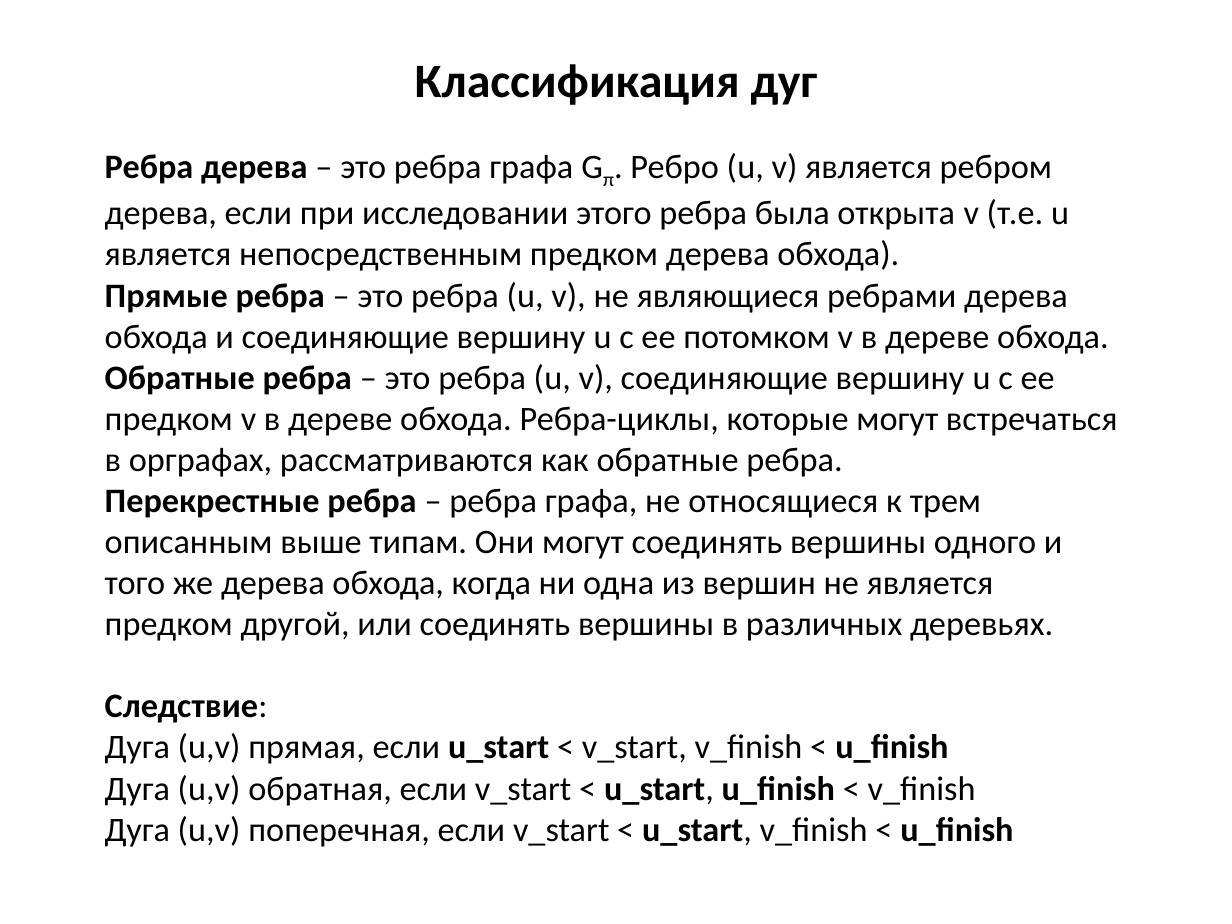
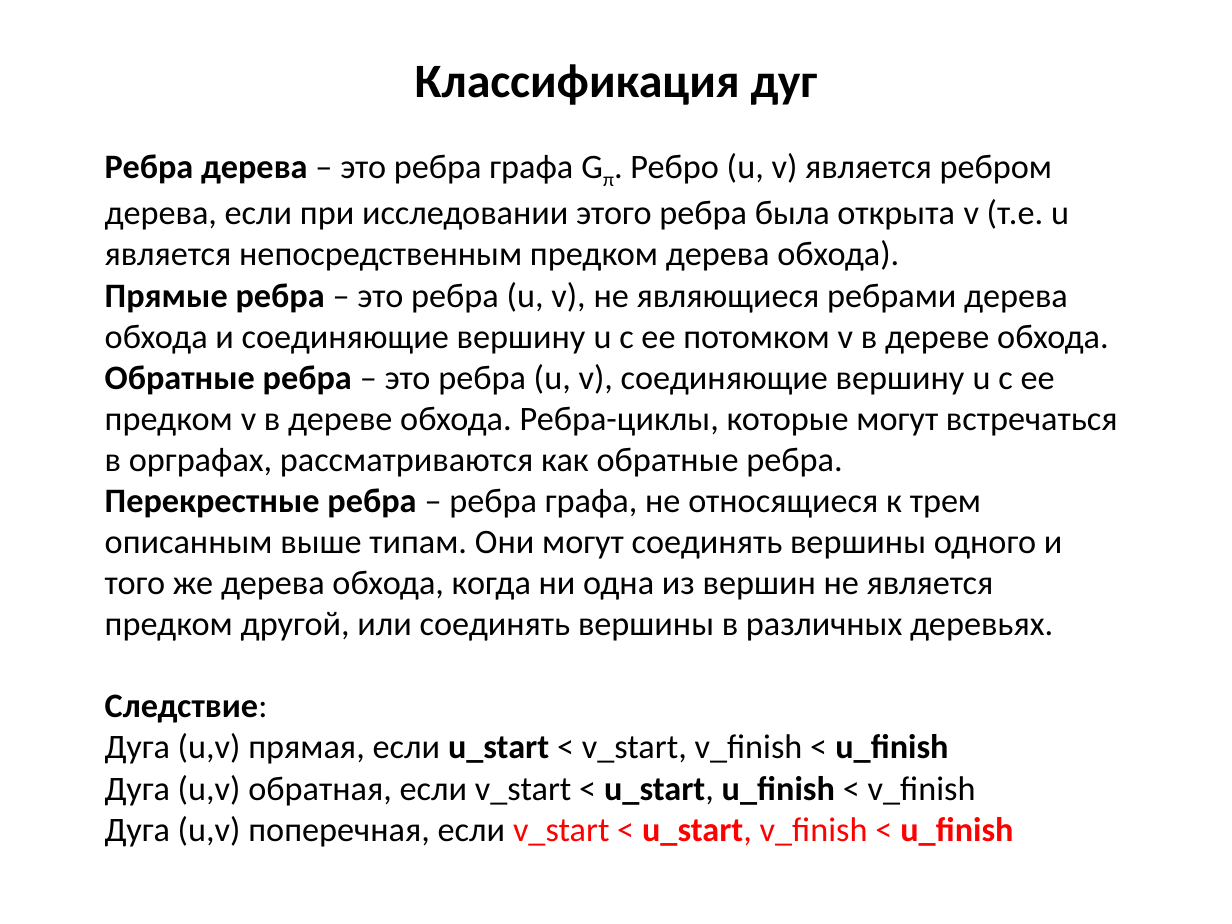
Before and after one commit to SteinbergOB/ANG, a slide deck: slide 37 of Презентации/Лекция 1.pptx. Drawn at 1232x924 pixels with LibreOffice and Linux fonts; fonts in the diff are those of the drawing. Boxes give left, top, right and bottom in pixels: in the first picture for what was removed or moved away, otherwise in the second. Text is boxed around its words. In the diff, an @@ line names an element or a change of style, - is before the commit and + after.

```diff
--- a/Презентации/Лекция 1.pptx
+++ b/Презентации/Лекция 1.pptx
@@ title "Ребра дерева – это ребра ..." at (105,153,1118,847): text colour #000000 to #FF0000 in "v_start < u_start, v_finish < u_finish" @@
```
Also in this commit, not shown: 1 other slide changed.
